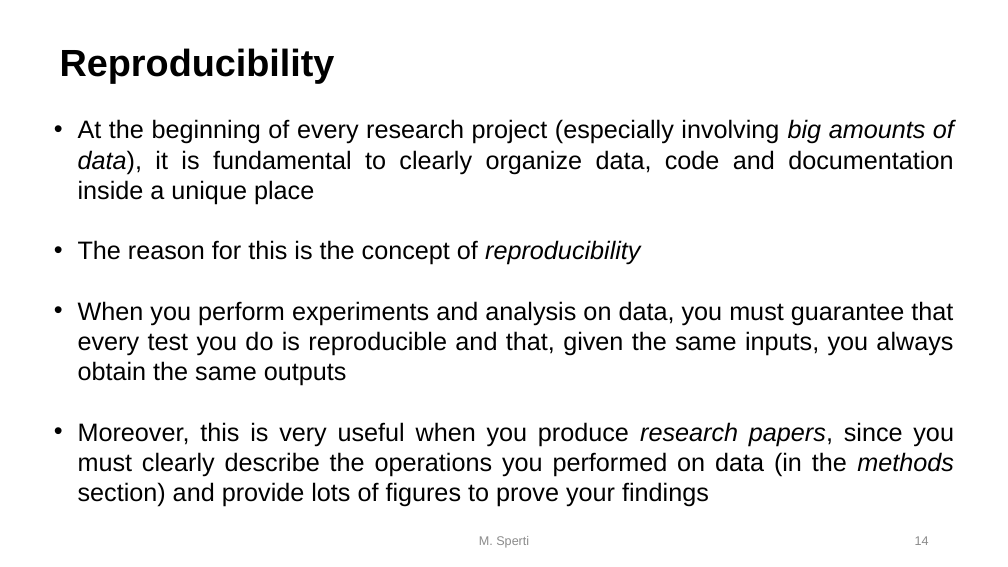
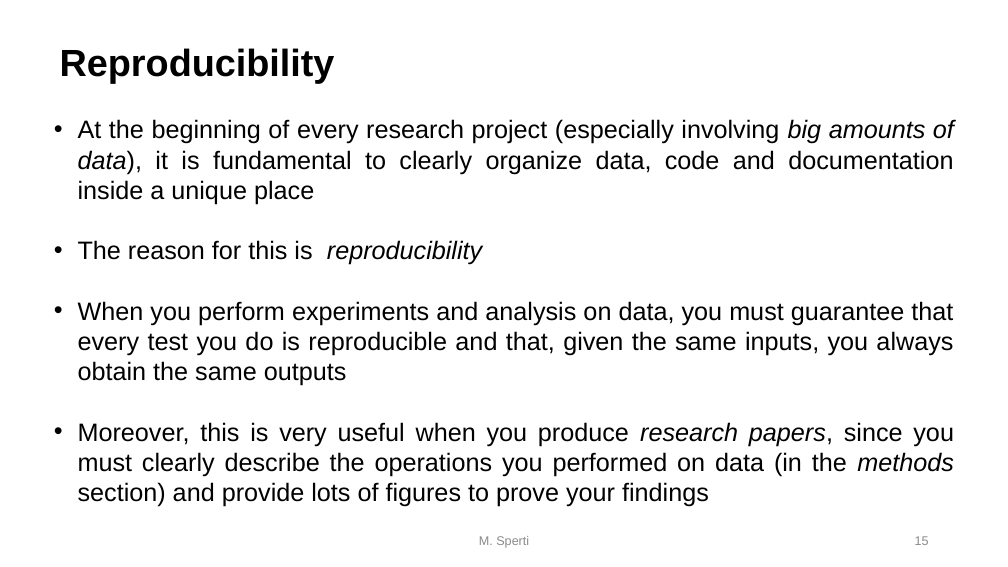
Before and after one commit to toelt-llc/MSCA-ITN-PARENT, a slide deck: slide 15 of DETERMINED2022/Python and scikit-learn/DETERMINED2022-toelt-Introduction Python and Scikit-learn.pptx (slide 14 before the commit). Drawn at 1008x567 pixels with LibreOffice and Linux fonts; fonts in the diff are those of the drawing; background and template pictures are left out. Boxes give left, top, right and bottom in pixels: in the first picture for what was removed or moved away, otherwise in the second. Text is boxed around its words. In the diff, an @@ line names an element or a change of style, - is before the commit and + after.

```diff
--- a/DETERMINED2022/Python and scikit-learn/DETERMINED2022-toelt-Introduction Python and Scikit-learn.pptx
+++ b/DETERMINED2022/Python and scikit-learn/DETERMINED2022-toelt-Introduction Python and Scikit-learn.pptx
@@ text at [78,240,482,265]: text changed @@
-• The reason for this is the concept of reproducibility
+• The reason for this is reproducibility
@@ page number at [915,536,929,545]: text changed @@
-14
+15
```
Also in this commit, not shown: 7 other slides changed, 8 slides added, 5 slides removed, 2 other files.
